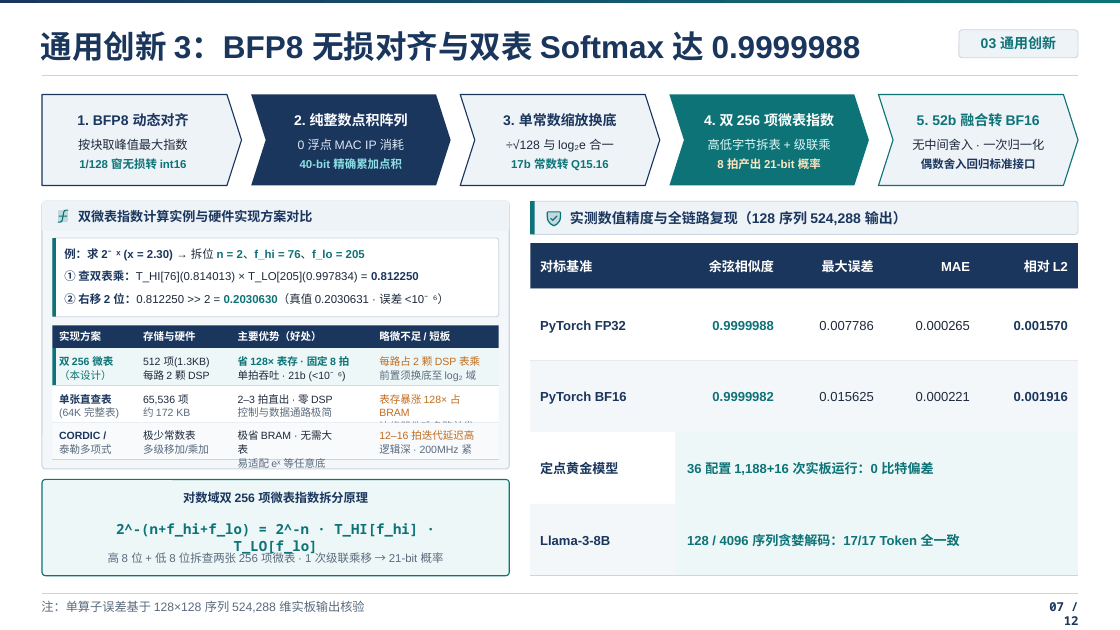
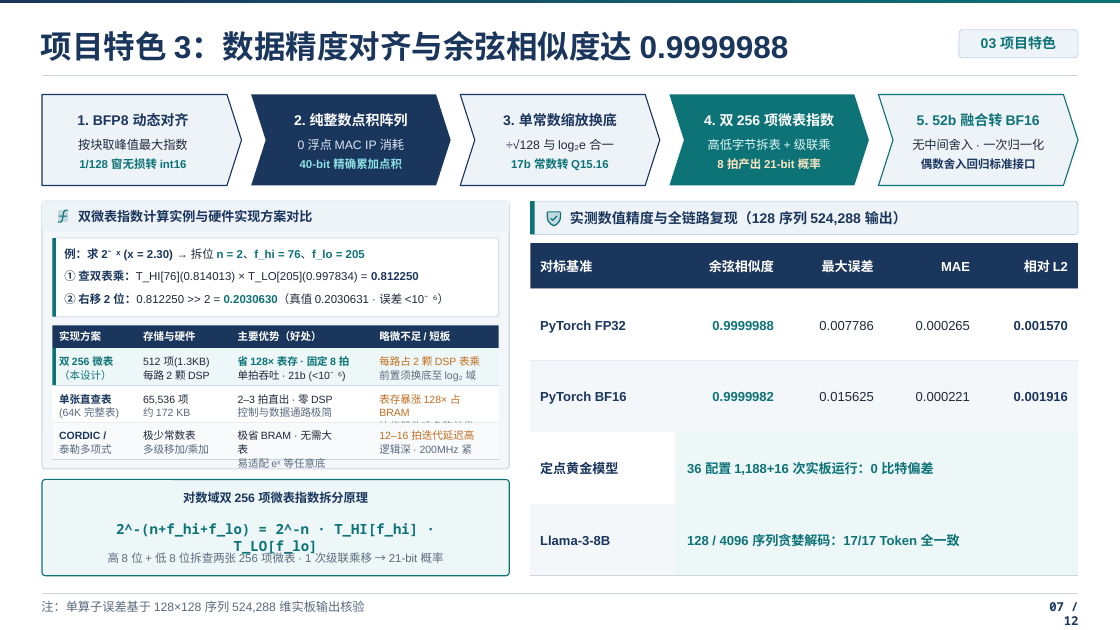
Before and after one commit to seuNahida/FPT26, a slide deck: slide 7 of fpt26_cn_finals_gqa_v46_20261119_215010.pptx. Drawn at 1120x630 pixels with LibreOffice and Linux fonts; fonts in the diff are those of the drawing. Boxes give left, top, right and bottom in pixels: in the first picture for what was removed or moved away, otherwise in the second. Text is boxed around its words. In the diff, an @@ line names an element or a change of style, - is before the commit and + after.

```diff
--- a/fpt26_cn_finals_gqa_v46_20261119_215010.pptx
+++ b/fpt26_cn_finals_gqa_v46_20261119_215010.pptx
@@ text at (41,31,789,61): text changed @@
-通用创新 3：BFP8 无损对齐与双表 Softmax 达 0.9999988
+项目特色 3：数据精度对齐与余弦相似度达 0.9999988
@@ text at (981,36,1056,50): text changed @@
-03 通用创新
+03 项目特色
```
Also in this commit, not shown: 6 other slides changed.
